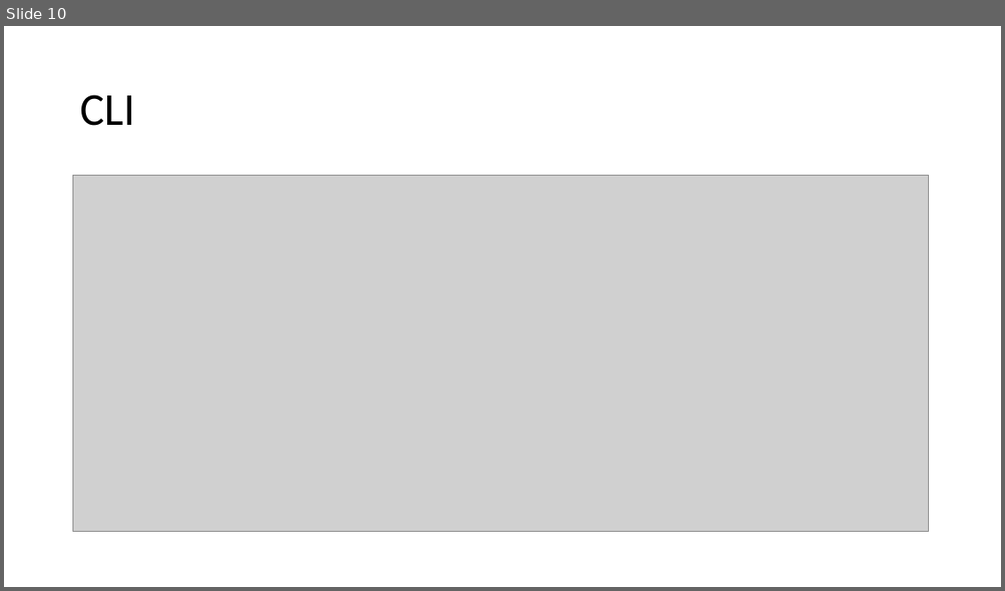
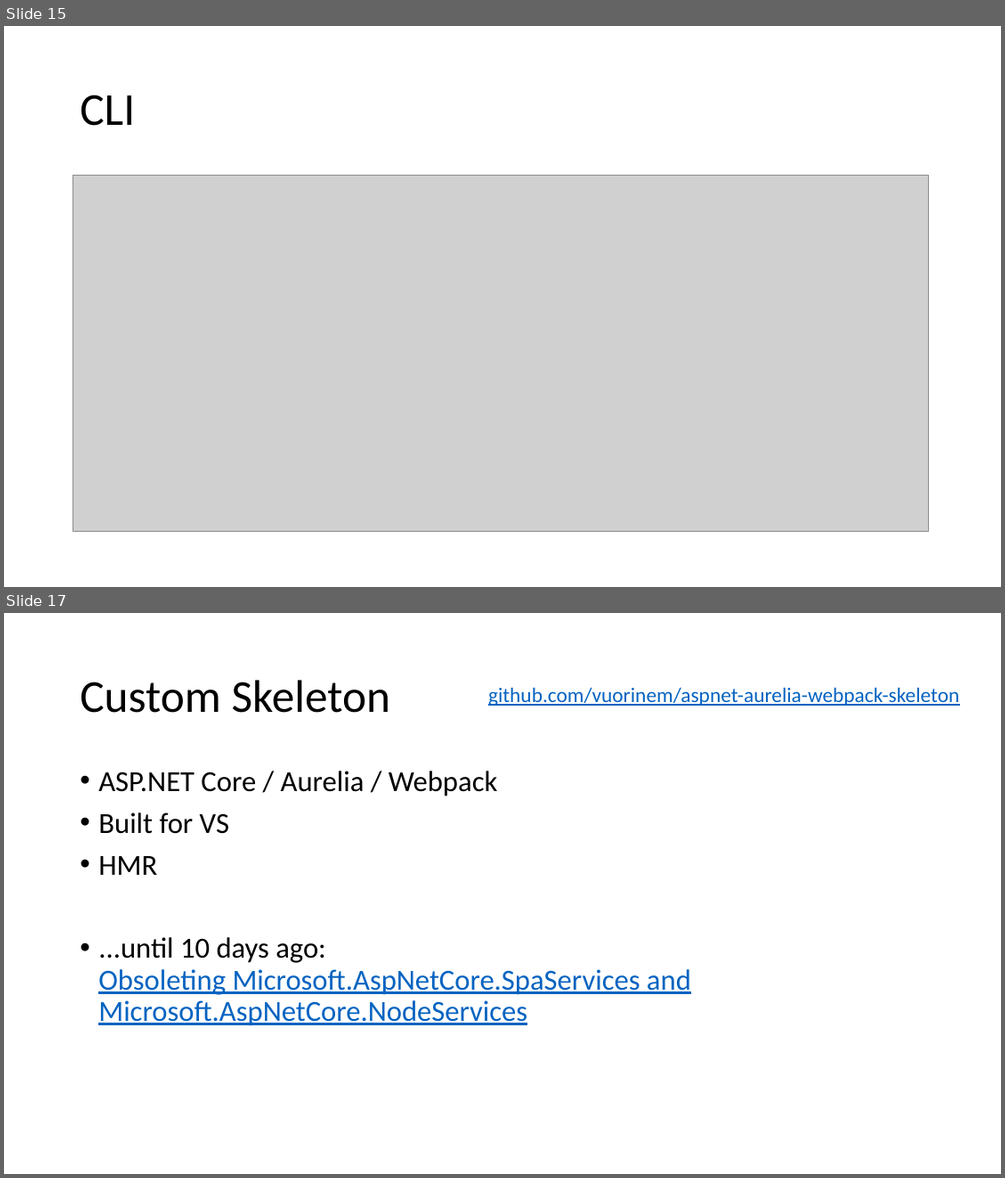
Before and after one commit to vuorinem/ADNUGTalk, a slide deck: Aurelia.pptm. Shown one above the other, each under a label of ours: slide 10 before the commit, slides 15 and 17 after it; the slides between them are not shown. The pictures are 1005x591 and 1005x1178 pixels, drawn with LibreOffice and Linux fonts; fonts in the diff are those of the drawing; grey boxes stand for pictures. Boxes give left, top, right and bottom in pixels: in the first picture for what was removed or moved away, otherwise in the second. Text is boxed around its words. In the diff, an @@ line names an element or a change of style, - is before the commit and + after.

```diff
--- a/Aurelia.pptm
+++ b/Aurelia.pptm
@@ slide 17 added at bbox=[4, 613, 1001, 1174], background #FFFFFF @@
@@ title added at bbox=[80, 680, 391, 713], 44 pt, text #000000 @@
+Custom Skeleton
@@ text added at bbox=[488, 687, 959, 706], 20 pt, text #0563C1, underline @@
+github.com/vuorinem/aspnet-aurelia-webpack-skeleton
@@ text added at bbox=[98, 771, 691, 1026], 28 pt, text #0563C1, underline @@
+• ASP.NET Core / Aurelia / Webpack
+• Built for VS
+• HMR
+• ...until 10 days ago:
+  Obsoleting Microsoft.AspNetCore.SpaServices and Microsoft.AspNetCore.NodeServices
@@ what was slide 10 is now slide 15 @@
```
Also in this commit, not shown: 3 slides changed, 12 other slides added, 1 slide removed.
